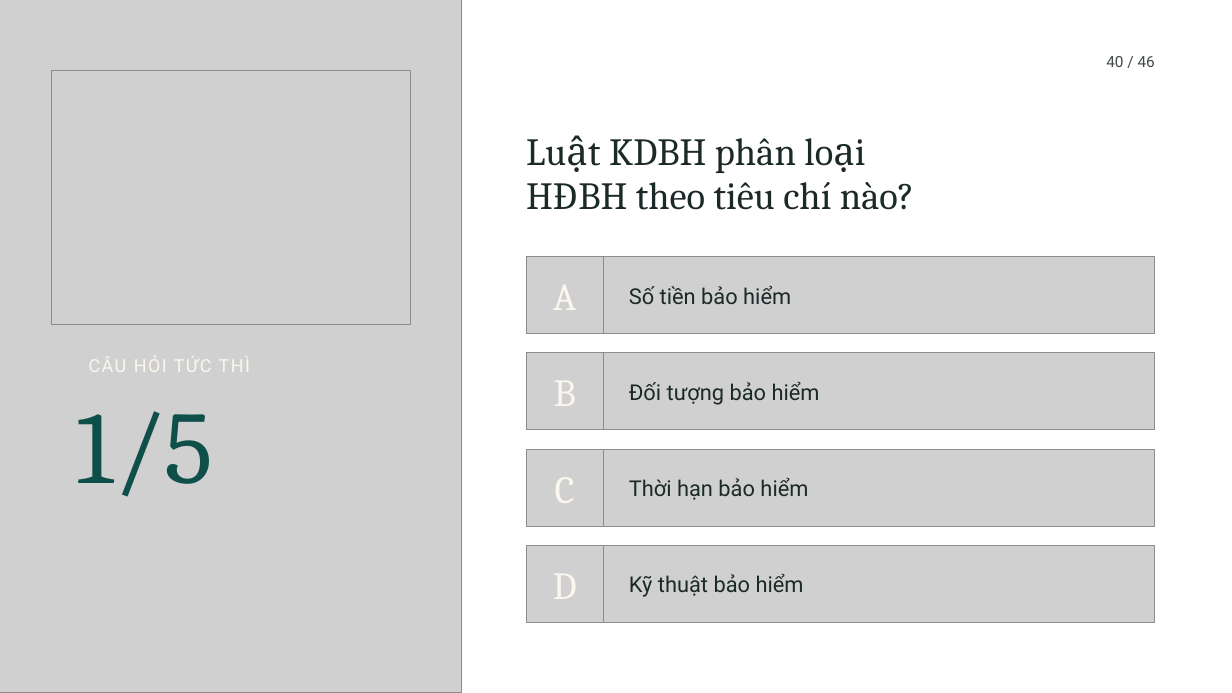
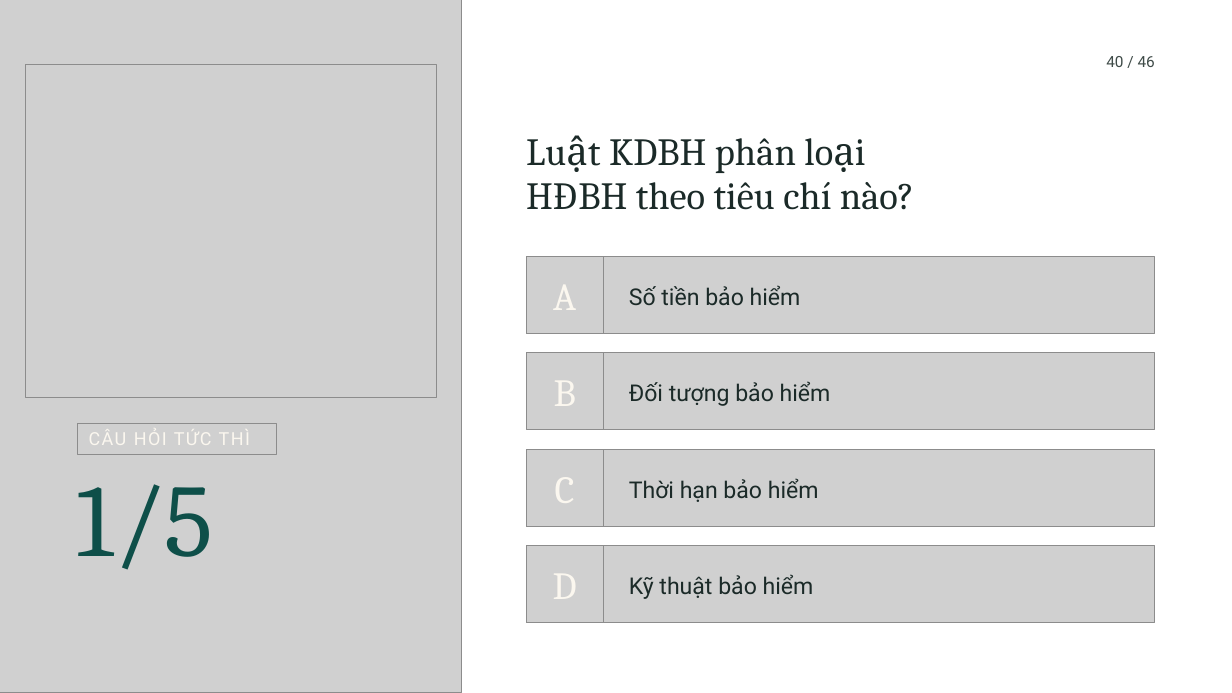
Before and after one commit to tranquanghaofake-dotcom/Law, a slide deck: slide 8 of docs/bai/ch3-bao-hiem-thuong-mai/mau-cong.pptx. Drawn at 1232x693 pixels with LibreOffice and Linux fonts; fonts in the diff are those of the drawing; grey boxes stand for pictures; background and template pictures are left out. Boxes give left, top, right and bottom in pixels: in the first picture for what was removed or moved away, otherwise in the second. Text is boxed around its words. In the diff, an @@ line names an element or a change of style, - is before the commit and + after.

```diff
--- a/docs/bai/ch3-bao-hiem-thuong-mai/mau-cong.pptx
+++ b/docs/bai/ch3-bao-hiem-thuong-mai/mau-cong.pptx
@@ picture: place and size @@
-picture at [52, 70, 411, 323]
+picture at [26, 64, 436, 397]
@@ size 17 to 18 pt; line spacing 22.1pt to 23.4pt in 4 elements at [629, 574, 814, 599], [629, 285, 801, 305], [629, 478, 819, 502], [629, 381, 831, 406] @@
@@ picture added at [77, 423, 276, 455] @@
@@ text "CÂU HỎI TỨC THÌ": place and size @@
-text "CÂU HỎI TỨC THÌ" at [89, 356, 250, 372]
+text "CÂU HỎI TỨC THÌ" at [89, 429, 250, 445]
@@ text "1/5": place and size @@
-text "1/5" at [77, 411, 213, 497]
+text "1/5" at [77, 484, 213, 570]
```
Also in this commit, not shown: 7 other slides changed, 48 other files.
